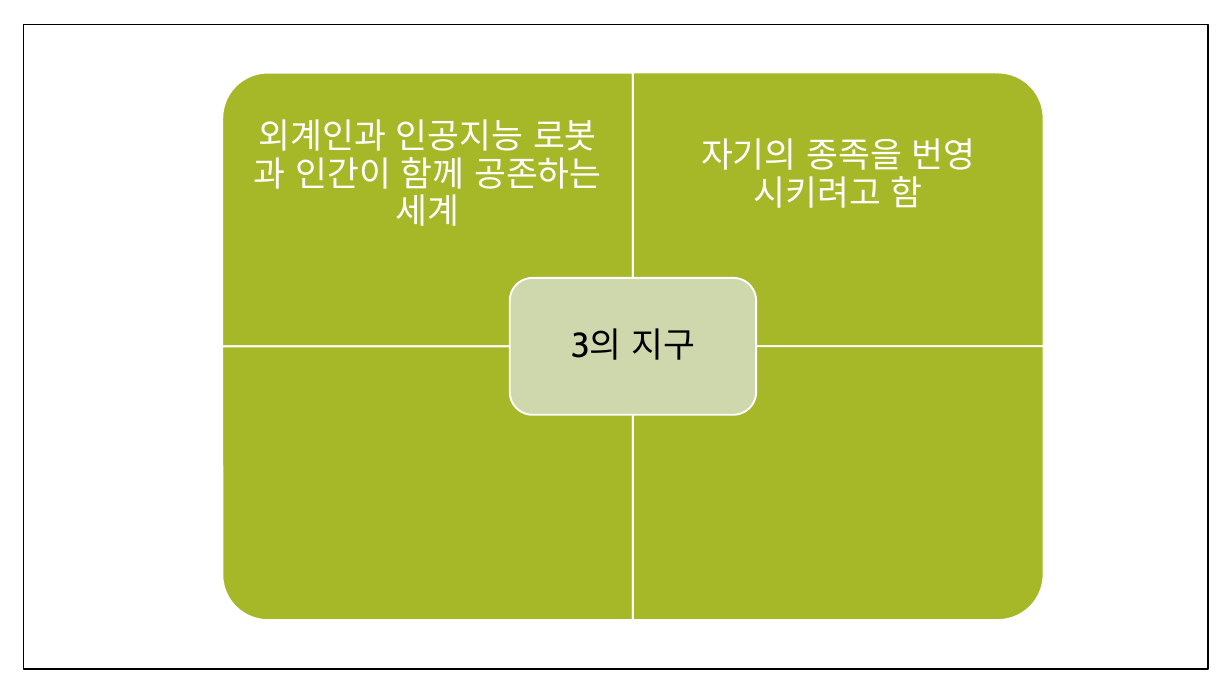
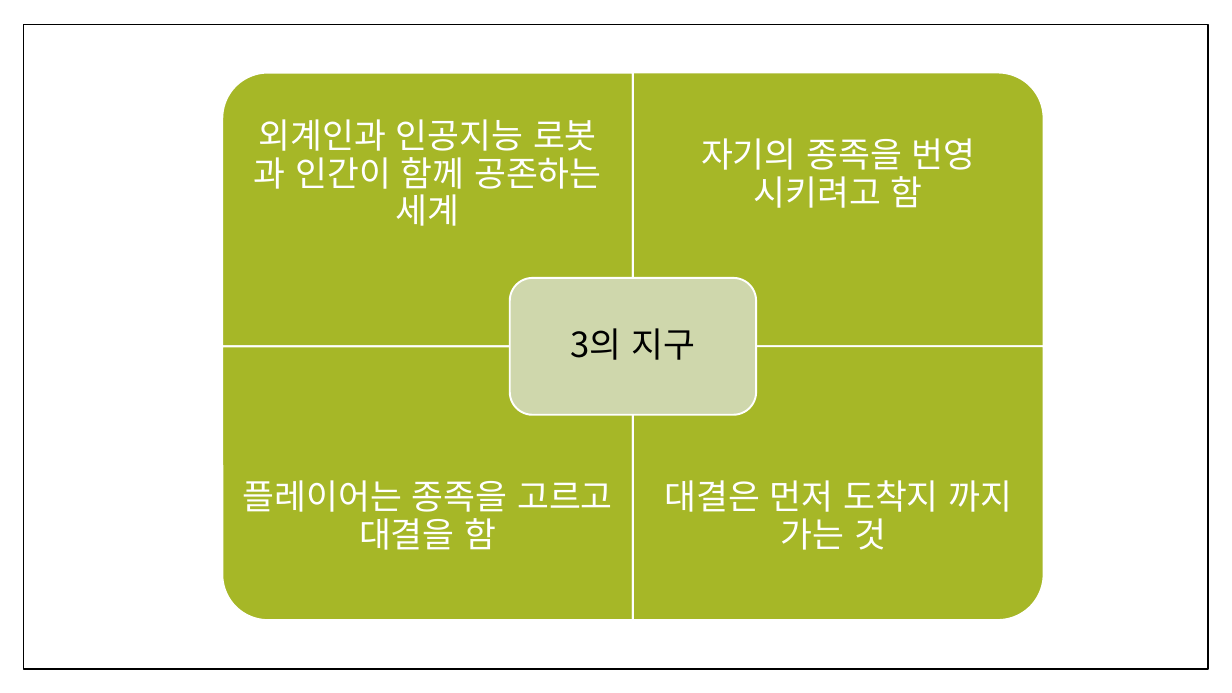
Before and after one commit to EomDongyeon/GSE_-_2015180023, a slide deck: slide 2 of 게임스토리기획서_엄동연_2015180023.pptx. Drawn at 1232x693 pixels with LibreOffice and Linux fonts; fonts in the diff are those of the drawing. Boxes give left, top, right and bottom in pixels: in the first picture for what was removed or moved away, otherwise in the second. Text is boxed around its words. In the diff, an @@ line names an element or a change of style, - is before the commit and + after.

```diff
--- a/게임스토리기획서_엄동연_2015180023.pptx
+++ b/게임스토리기획서_엄동연_2015180023.pptx
@@ text "3의 지구" at (571, 328, 695, 360): font Cabin to Noto Sans CJK KR @@
@@ text added at (243, 480, 613, 550), 27 pt, text #FFFFFF @@
+플레이어는 종족을 고르고 대결을 함
@@ text added at (664, 480, 1013, 550), 27 pt, text #FFFFFF @@
+대결은 먼저 도착지 까지 가는 것
```
Also in this commit, not shown: 1 slide added, 1 slide removed.
